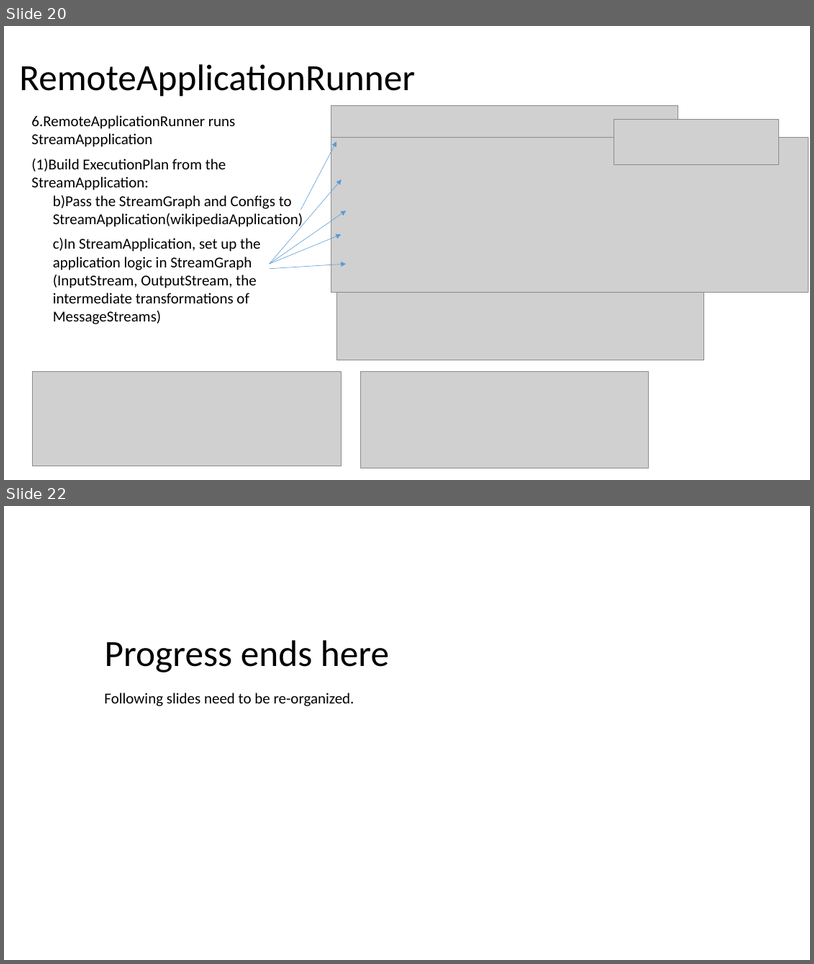
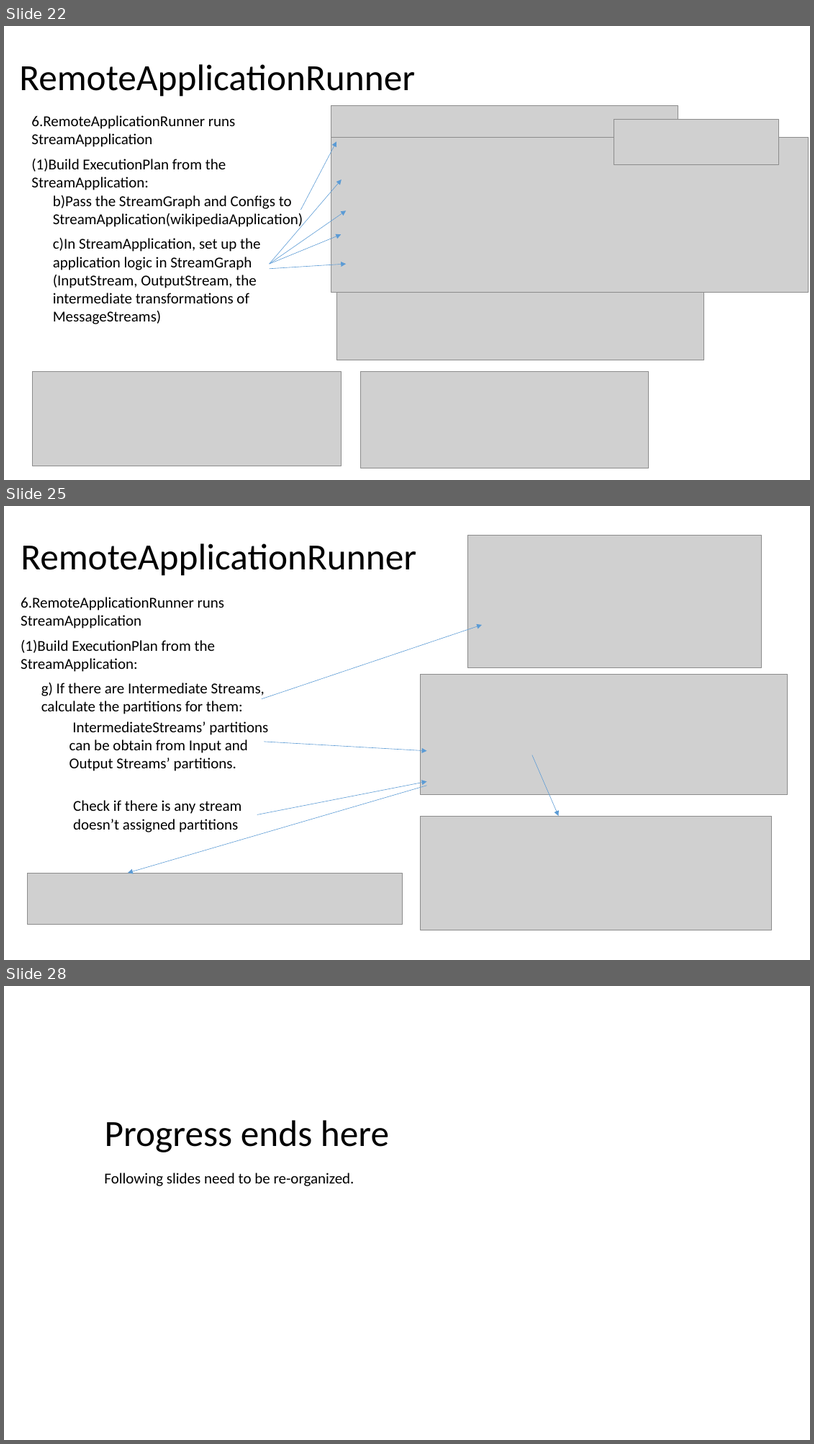
Before and after one commit to Swrrt/Samza-Documents, a slide deck: Documentation/SamzaStructure.pptx. Shown one above the other, each under a label of ours: slides 20 and 22 before the commit, slides 22, 25 and 28 after it; the slides between them are not shown. The pictures are 814x964 and 814x1444 pixels, drawn with LibreOffice and Linux fonts; fonts in the diff are those of the drawing; grey boxes stand for pictures. Boxes give left, top, right and bottom in pixels: in the first picture for what was removed or moved away, otherwise in the second. Text is boxed around its words. In the diff, an @@ line names an element or a change of style, - is before the commit and + after.

Commit message:
Complete with StreamGraph, ExecutionPlan and JobGraph fornow

```diff
--- a/Documentation/SamzaStructure.pptx
+++ b/Documentation/SamzaStructure.pptx
@@ slide 25 added at [4, 506, 810, 960], background #FFFFFF @@
@@ title added at [21, 543, 417, 576], 44 pt, text #000000 @@
+RemoteApplicationRunner
@@ picture added at [468, 535, 762, 667] @@
@@ text added at [21, 597, 225, 628], 18 pt, text #000000 @@
+6.RemoteApplicationRunner runs StreamAppplication
@@ arrow added from (262, 699) to (482, 625), #5B9BD5 0.5 pt @@
@@ text added at [21, 640, 215, 672], 18 pt, text #000000 @@
+(1)Build ExecutionPlan from the StreamApplication:
@@ picture added at [420, 674, 788, 795] @@
@@ text added at [41, 682, 265, 714], 18 pt, text #000000 @@
+g) If there are Intermediate Streams, calculate the partitions for them:
@@ text added at [70, 721, 268, 771], 18 pt, text #000000 @@
+IntermediateStreams’ partitions can be obtain from Input and Output Streams’ partitions.
@@ arrow added from (264, 741) to (427, 751), #5B9BD5 0.5 pt @@
@@ arrow added from (532, 754) to (558, 816), #5B9BD5 0.5 pt @@
@@ arrow added from (427, 785) to (128, 872), #5B9BD5 0.5 pt @@
@@ arrow added from (257, 815) to (427, 781), #5B9BD5 0.5 pt @@
@@ text added at [73, 800, 242, 832], 18 pt, text #000000 @@
+Check if there is any stream doesn’t assigned partitions
@@ picture added at [420, 816, 772, 929] @@
@@ picture added at [28, 872, 403, 924] @@
@@ what was slide 20 is now slide 22 @@
@@ what was slide 22 is now slide 28 @@
```
Also in this commit, not shown: 4 slides changed, 6 other slides added, 1 slide removed.
